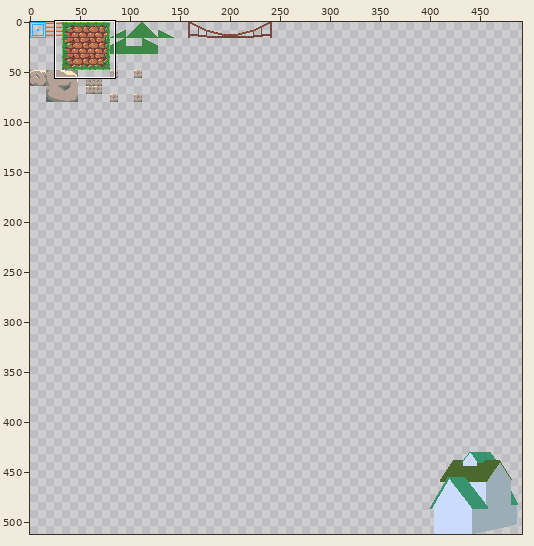
Sprite sheet: assets/images/tilesheet.png. Above: a wide view before the commit, with the close-up outlined.
Close-up. Earlier state:
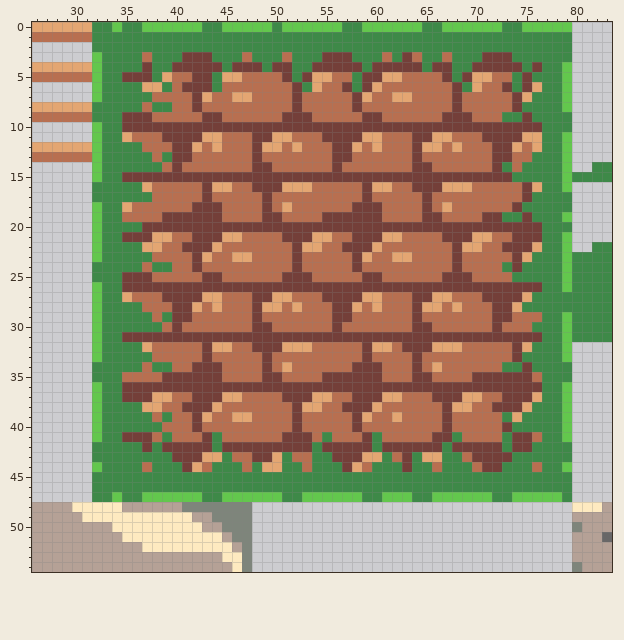
The file is 512x512 pixels. Shown: x 26..83, y 0..54. The wide view leaves out empty margins.
The result:
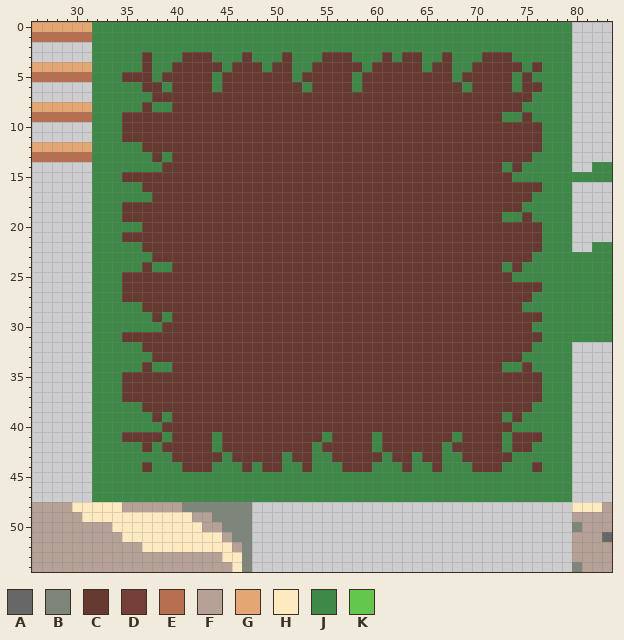
Palette (. is transparent): A #686767  B #7e857b  C #663931  D #743f39  E #b86f50  F #b5a196  G #e4a672  H #feeac0  J #3e8948  K #63c74d
Change:
y 0: x 34 K -> J; x 37..42 KKKKKK -> JJJJJJ; x 45..49 KKKKK -> JJJJJ; x 51..56 KKKKKK -> JJJJJJ; x 59..64 KKKKKK -> JJJJJJ; x 67..72 KKKKKK -> JJJJJJ; x 75..79 KKKKK -> JJJJJ
y 3: x 32 K -> J; x 37 E -> C; x 41..43 DDD -> CCC; x 47 E -> C; x 51 E -> C; x 55..57 DDD -> CCC; x 61 E -> C; x 63..64 DE -> CC; x 67 E -> C; x 71..73 DDD -> CCC
y 4: x 32 K -> J; x 37 D -> C; x 40..44 DDDDD -> CCCCC; x 46..48 DDD -> CCC; x 50..51 DD -> CC; x 54..58 DDDDD -> CCCCC; x 60..64 DDDDD -> CCCCC; x 66..67 DD -> CC; x 70..74 DDDDD -> CCCCC; x 76 D -> C; x 79 K -> J
y 5: x 32 K -> J; x 35..37 DDD -> CCC; x 39..43 GEEDD -> CCCCC; x 45..51 GGEEEED -> CCCCCCC; x 53..57 DGGEE -> CCCCC; x 59..67 DDGGEEEED -> CCCCCCCCC; x 69..73 DGGEE -> CCCCC; x 75 D -> C; x 79 K -> J
y 6: x 32 K -> J; x 37..38 GG -> CC; x 40..43 EDDD -> CCCC; x 45..52 EEEEEEED -> CCCCCCCC; x 54..57 GEED -> CCCC; x 59..68 DGEEEEEEED -> CCCCCCCCCC; x 70..73 GEED -> CCCC; x 75..76 DG -> CC; x 79 K -> J
y 7: x 32 K -> J; x 38..75 EEEEDGEEGGEEEEDEEEEEDGEEGGEEEEDEEEEEDG -> CCCCCCCCCCCCCCCCCCCCCCCCCCCCCCCCCCCCCC; x 79 K -> J
y 8: x 37 E -> C; x 40..74 EEDEEEEEEEEEDEEEEEDEEEEEEEEEDEEEEED -> CCCCCCCCCCCCCCCCCCCCCCCCCCCCCCCCCCC; x 79 K -> J
y 9: x 35..72 DDDEEEEEDDEEEEEEDDDEEEEEDDEEEEEEDDDEEE -> CCCCCCCCCCCCCCCCCCCCCCCCCCCCCCCCCCCCCC; x 75 D -> C
y 10: x 32 K -> J; x 35..76 DDDDDDDDDDDDDDDDDDDDDDDDDDDDDDDDDDDDDDDDDD -> CCCCCCCCCCCCCCCCCCCCCCCCCCCCCCCCCCCCCCCCCC
y 11: x 32 K -> J; x 35..76 GEEEDDDDGGEEEDDGGEEEDDDDGGEEEDDGGEEEDDDDGG -> CCCCCCCCCCCCCCCCCCCCCCCCCCCCCCCCCCCCCCCCCC; x 79 K -> J
y 12: x 32 K -> J; x 37..76 EEEDDGEGEEEDGGEGEEEDDGEGEEEDGGEGEEEDDGEG -> CCCCCCCCCCCCCCCCCCCCCCCCCCCCCCCCCCCCCCCC; x 79 K -> J
y 13: x 32 K -> J; x 38 E -> C; x 40..75 DDEEEEEEDEEEEEEEDDEEEEEEDEEEEEEEDDEE -> CCCCCCCCCCCCCCCCCCCCCCCCCCCCCCCCCCCC; x 79 K -> J
y 14: x 32 K -> J; x 39..72 EDEEEEEEEDDEEEEEEDEEEEEEEDDEEEEEED -> CCCCCCCCCCCCCCCCCCCCCCCCCCCCCCCCCC; x 74 E -> C; x 79 K -> J
y 15: x 32 K -> J; x 35..73 DDDDDDDDDDDDDDDDDDDDDDDDDDDDDDDDDDDDDDD -> CCCCCCCCCCCCCCCCCCCCCCCCCCCCCCCCCCCCCCC; x 79 K -> J
y 16: x 37..76 GEEEEEDGGEEDDDGGGEEEEEDGGEEDDDGGGEEEEEDG -> CCCCCCCCCCCCCCCCCCCCCCCCCCCCCCCCCCCCCCCC; x 79 K -> J
y 17: x 38..75 EEEEEDEEEEEDEEEEEEEEEDEEEEEDEEEEEEEEED -> CCCCCCCCCCCCCCCCCCCCCCCCCCCCCCCCCCCCCC
y 18: x 32 K -> J; x 35..74 GEEEEEEDDDEEEEDEGEEEEEEDDDEEEEDEGEEEEEED -> CCCCCCCCCCCCCCCCCCCCCCCCCCCCCCCCCCCCCCCC
y 19: x 32 K -> J; x 35..72 EEEEDDDDDDEEEEDDEEEEDDDDDDEEEEDDEEEEDD -> CCCCCCCCCCCCCCCCCCCCCCCCCCCCCCCCCCCCCC; x 75 D -> C; x 79 K -> J
y 20: x 32 K -> J; x 37..76 DDDDDDDDDDDDDDDDDDDDDDDDDDDDDDDDDDDDDDDD -> CCCCCCCCCCCCCCCCCCCCCCCCCCCCCCCCCCCCCCCC
y 21: x 32 K -> J; x 35..76 DDDGGEEDDDGGEEEEDDDGGEEDDDGGEEEEDDDGGEEDDD -> CCCCCCCCCCCCCCCCCCCCCCCCCCCCCCCCCCCCCCCCCC; x 79 K -> J
y 22: x 32 K -> J; x 37..76 GGEEDDDGEEEEEEEDGGEEDDDGEEEEEEEDGGEEDDDG -> CCCCCCCCCCCCCCCCCCCCCCCCCCCCCCCCCCCCCCCC; x 79 K -> J
y 23: x 32 K -> J; x 38..75 EEEEDGEEGGEEEEDEEEEEDGEEGGEEEEDEEEEEDG -> CCCCCCCCCCCCCCCCCCCCCCCCCCCCCCCCCCCCCC; x 79 K -> J
y 24: x 37 E -> C; x 40..72 EEDEEEEEEEEEDEEEEEDEEEEEEEEEDEEEE -> CCCCCCCCCCCCCCCCCCCCCCCCCCCCCCCCC; x 74 D -> C; x 79 K -> J
y 25: x 35..73 DDDEEEEEDDEEEEEEDDDEEEEEDDEEEEEEDDDEEEE -> CCCCCCCCCCCCCCCCCCCCCCCCCCCCCCCCCCCCCCC; x 79 K -> J
y 26: x 32 K -> J; x 35..76 DDDDDDDDDDDDDDDDDDDDDDDDDDDDDDDDDDDDDDDDDD -> CCCCCCCCCCCCCCCCCCCCCCCCCCCCCCCCCCCCCCCCCC; x 79 K -> J
y 27: x 32 K -> J; x 35..75 GEEEDDDDGGEEEDDGGEEEDDDDGGEEEDDGGEEEDDDDG -> CCCCCCCCCCCCCCCCCCCCCCCCCCCCCCCCCCCCCCCCC
y 28: x 32 K -> J; x 37..74 EEEDDGEGEEEDGGEGEEEDDGEGEEEDGGEGEEEDDG -> CCCCCCCCCCCCCCCCCCCCCCCCCCCCCCCCCCCCCC
y 29: x 32 K -> J; x 38 E -> C; x 40..76 DDEEEEEEDEEEEEEEDDEEEEEEDEEEEEEEDDEEE -> CCCCCCCCCCCCCCCCCCCCCCCCCCCCCCCCCCCCC; x 79 K -> J
y 30: x 32 K -> J; x 39..75 EDEEEEEEEDDEEEEEEDEEEEEEEDDEEEEEEDEEE -> CCCCCCCCCCCCCCCCCCCCCCCCCCCCCCCCCCCCC; x 79 K -> J
y 31: x 32 K -> J; x 35..76 DDDDDDDDDDDDDDDDDDDDDDDDDDDDDDDDDDDDDDDDDD -> CCCCCCCCCCCCCCCCCCCCCCCCCCCCCCCCCCCCCCCCCC; x 79 K -> J
y 32: x 32 K -> J; x 37..75 GEEEEEDGGEEDDDGGGEEEEEDGGEDDDGGGEEEEEDG -> CCCCCCCCCCCCCCCCCCCCCCCCCCCCCCCCCCCCCCC; x 79 K -> J
y 33: x 32 K -> J; x 38..74 EEEEEDEEEEEDEEEEEEEEEDEEEEDEEEEEEEEED -> CCCCCCCCCCCCCCCCCCCCCCCCCCCCCCCCCCCCC; x 79 K -> J
y 34: x 37 E -> C; x 40..72 EEDDDEEEEDEGEEEEEEDDDEEEDEGEEEEEE -> CCCCCCCCCCCCCCCCCCCCCCCCCCCCCCCCC; x 75 D -> C
y 35: x 35..76 EEEEDDDDDDEEEEDDEEEEDDDDDDEEEDDEEEEDDDDDDE -> CCCCCCCCCCCCCCCCCCCCCCCCCCCCCCCCCCCCCCCCCC
y 36: x 32 K -> J; x 35..76 DDDDDDDDDDDDDDDDDDDDDDDDDDDDDDDDDDDDDDDDDD -> CCCCCCCCCCCCCCCCCCCCCCCCCCCCCCCCCCCCCCCCCC; x 79 K -> J
y 37: x 32 K -> J; x 35..76 DDDGGEEDDDGGEEEEDDDGGEEDDDGGEEEDDDGGEEDDDG -> CCCCCCCCCCCCCCCCCCCCCCCCCCCCCCCCCCCCCCCCCC; x 79 K -> J
y 38: x 32 K -> J; x 37..75 GGEEDDDGEEEEEEEDGGEEDDDGEEEEEEDGGEEDDDG -> CCCCCCCCCCCCCCCCCCCCCCCCCCCCCCCCCCCCCCC; x 79 K -> J
y 39: x 32 K -> J; x 38 E -> C; x 40..72 EEDGEEGGEEEEDEEEEEDGEEGEEEEDEEEEE -> CCCCCCCCCCCCCCCCCCCCCCCCCCCCCCCCC; x 74 G -> C; x 79 K -> J
y 40: x 32 K -> J; x 39..73 EEEDEEEEEEEEEDEEEEEDEEEEEEEEDEEEEED -> CCCCCCCCCCCCCCCCCCCCCCCCCCCCCCCCCCC; x 79 K -> J
y 41: x 32 K -> J; x 35..38 DDDE -> CCCC; x 40..43 EEED -> CCCC; x 45..54 EEEEEEDDDE -> CCCCCCCCCC; x 56..59 EEED -> CCCC; x 61..67 EEEEEDD -> CCCCCCC; x 69..72 EEEE -> CCCC; x 74..76 DDE -> CCC; x 79 K -> J
y 42: x 37 D -> C; x 39..43 DDDDD -> CCCCC; x 45..53 DDDDDDDDD -> CCCCCCCCC; x 55..59 DDDDD -> CCCCC; x 61..66 DDDDDD -> CCCCCC; x 68..72 DDDDD -> CCCCC; x 74..75 DD -> CC
y 43: x 40..44 DDDGG -> CCCCC; x 46..50 EEDDG -> CCCCC; x 52..53 EE -> CC; x 56..60 DDDGG -> CCCCC; x 62..63 ED -> CC; x 65..66 GG -> CC; x 69..73 EDDDD -> CCCCC
y 44: x 32 K -> J; x 37 E -> C; x 41..43 DGE -> CCC; x 47 E -> C; x 49..50 GG -> CC; x 53 E -> C; x 57..59 DGE -> CCC; x 63 D -> C; x 66 E -> C; x 70..72 EDD -> CCC; x 76 E -> C; x 79 K -> J
y 47: x 34 K -> J; x 37..42 KKKKKK -> JJJJJJ; x 45..50 KKKKKK -> JJJJJJ; x 53..58 KKKKKK -> JJJJJJ; x 61..63 KKK -> JJJ; x 66..71 KKKKKK -> JJJJJJ; x 74..78 KKKKK -> JJJJJ
Pixel boxes of the changes (left, top, right, bottom) in both close-ups:
changed: (92, 22, 572, 502)
